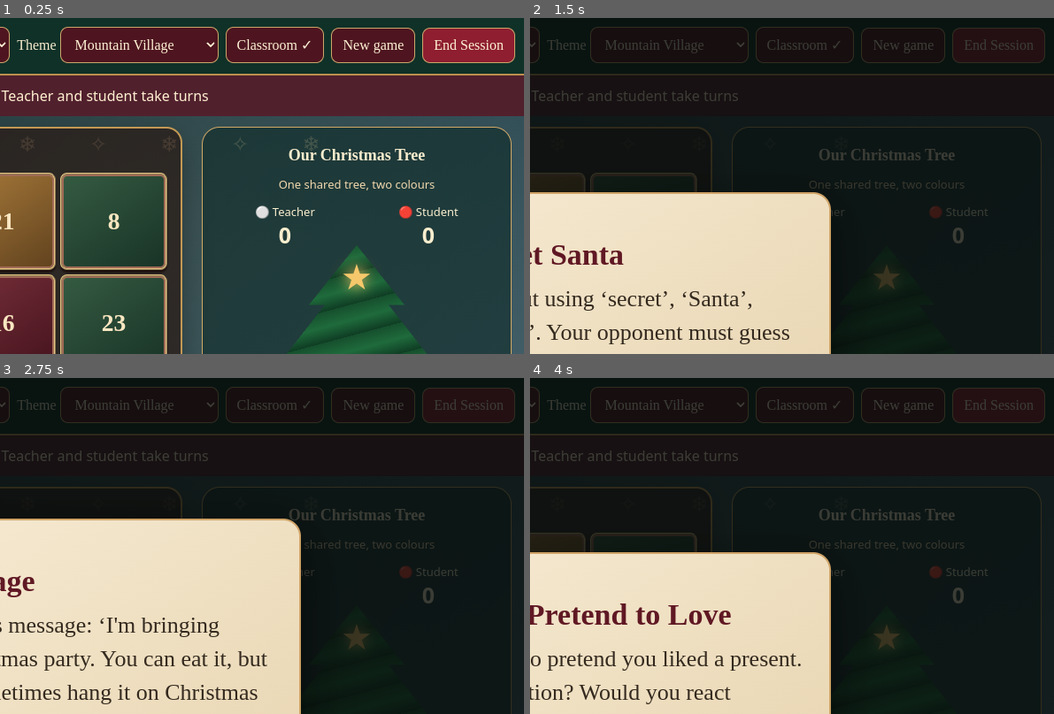
Above: before the commit, frames 1-4 (two rows, left to right).
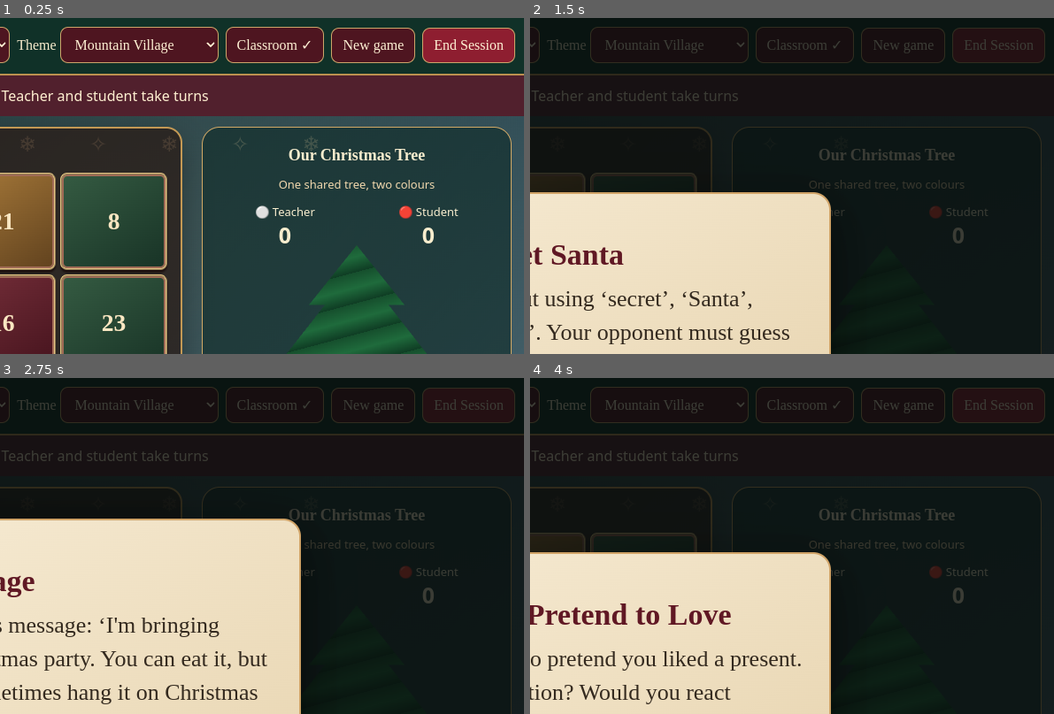
Above: after the commit, the same moments.

Repository: ms-li/irregular-verbs-game
Game: browser game, page christmas/index.html
Same seed, same stepped clock (60 frames per second), same inputs: the game is played once before the commit and once after it. When the page shows a pop-up message, it is drawn as a white box for half a second while everything else waits; a line starting with > is the answer the replay typed.
Inputs:
- Up to frame 1 (0.25 s): no input
- Up to frame 2 (1.5 s): click "New game" at 0.27 s; click "11" at 1.27 s
- Up to frame 3 (2.75 s): click "No decoration" at 1.87 s; click "New game" at 2.02 s; click "1" at 2.47 s
- Up to frame 4 (4 s): click "Award decoration" at 3.07 s; click "New game" at 3.27 s; click "3" at 3.67 s
The pictures show only the part of the screen within x 50-100%, y 0-50%; the shares and areas given below are measured in that part.

The runs differ from the first frame. In frame 1, 0.4% of the frame differs, in the area x 65-71%, y 72-82%; in frame 2, 0.1%; in frame 3, 0.1%; in frame 4, 0.1%.

Commit message:
Keep scoring tree entirely undecorated at game start

Diff:
--- a/christmas/index.html
+++ b/christmas/index.html
@@ -2,7 +2,7 @@
 <html lang="en"><head><meta charset="utf-8"><meta name="viewport" content="width=device-width,initial-scale=1"><title>Christmas Advent Challenge · Classroom Prototype</title>
 <style>
 :root{--gold:#e7bb6a;--wine:#590d1d;--cream:#f8edce;--forest:#102e26}*{box-sizing:border-box}body{margin:0;background:# …(5738 unchanged characters)…
-</style></head><body><div class="shell"><header class="top"> …(1392 unchanged characters)… class="tree"></div><div class="treeStar">★</div><div class="ornaments" id="ornam …(299 unchanged characters)…
+</style></head><body><div class="shell"><header class="top"> …(1392 unchanged characters)… class="tree"></div><div class="treeStar" id="treeStar" style="display:none">★</div><div class="ornaments" id="ornam …(299 unchanged characters)…
 <div class="overlay hidden" id="overlay" role="dialog" aria-modal="true"><div class="dialog" id="dialog"></div></div>
 <script>
 const BANK=[
@@ -46,7 +46,7 @@
 function shuffled(xs){let a=[...xs];for(let i=a.length-1;i>0;i--){let j=rnd(i+1);[a[i],a[j]]=[a[j],a[i]]}return a}
 function ornamentPositions(){const pos=[];for(let r=0;r<6;r++){let count=3+r*2;let y=26+r*10;for(let i=0;i<count;i++){const spread=(14+r*5);let x=50+(i-(count-1)/2)*(spread*2/Math.max(1,count-1));pos.push({x,y})}}return pos}
 const positions=shuffled(ornamentPositions());
-function draw(){let b=$("board");b.replaceChildren();numbers …(449 unchanged characters)… on ended.":"Choose any unopened door.");let area=$("ornaments");area.replaceChil …(301 unchanged characters)…
+function draw(){let b=$("board");b.replaceChildren();numbers …(449 unchanged characters)… on ended.":"Choose any unopened door.");$("treeStar").style.display=(scores[0]+scores[1])?"block":"none";let area=$("ornaments");area.replaceChil …(301 unchanged characters)…
 function eligible(t){let me=scores[turn],them=scores[1-turn];return t[5]==="transfer1"?them>=1:t[5]==="trade2"?me>=1&&them>=2:true}
 function choose(){let options=BANK.filter(x=>x[0]===$("level").value&&eligible(x)&&!history.includes(x[2]));if(!options …(395 unchanged characters)…
 function close(){overlay.classList.add("hidden");dialog.replaceChildren();active=null;draw()}
